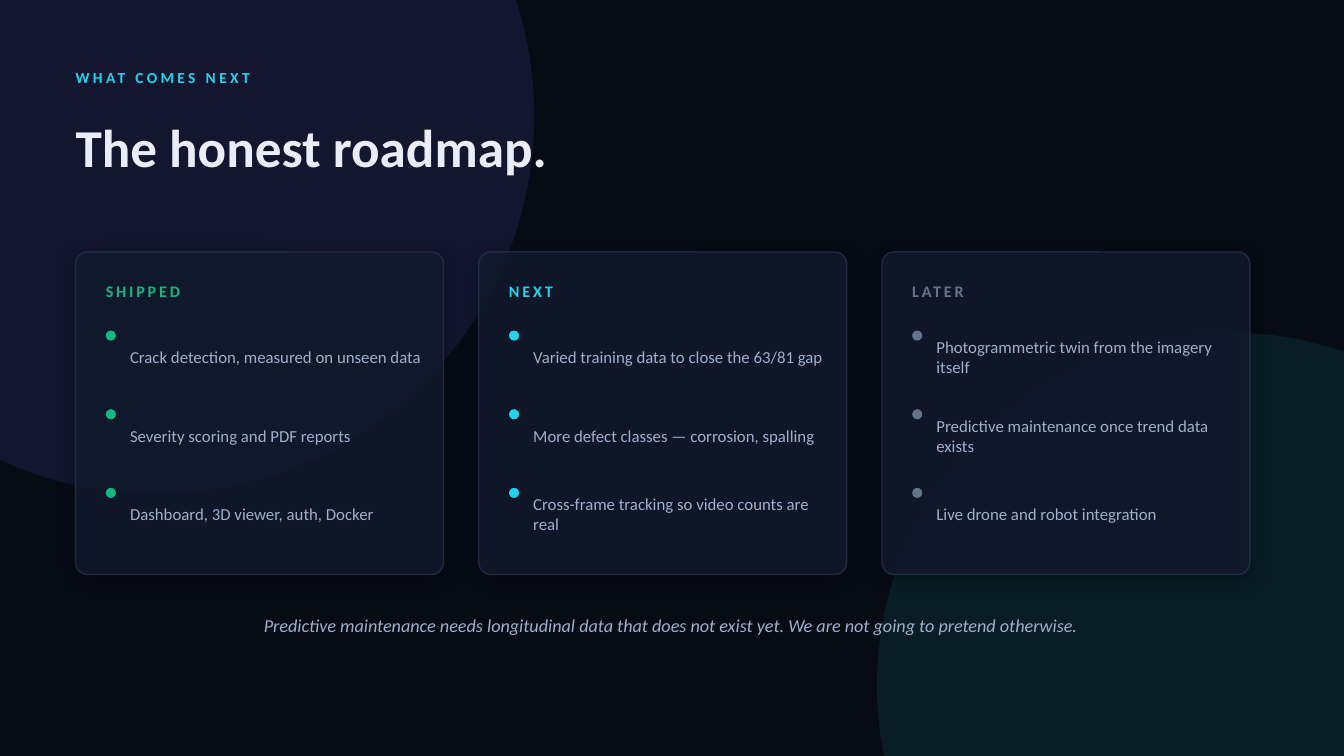
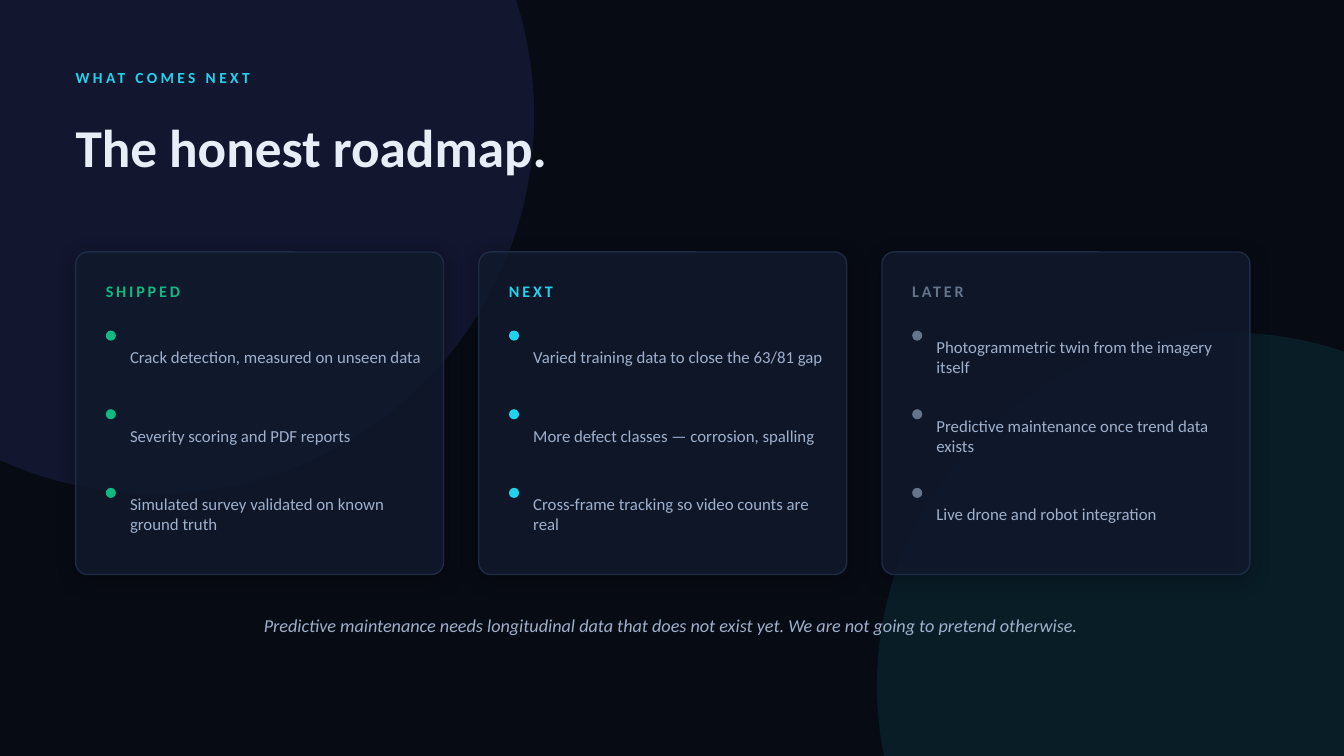
Before and after one commit to drhafiz-ayaan/twinverse-inspect-ai, a slide deck: slide 13 of deliverables/TwinVerse_Inspect_AI_Pitch.pptx (slide 12 before the commit). Drawn at 1344x756 pixels with LibreOffice and Linux fonts; fonts in the diff are those of the drawing. Boxes give left, top, right and bottom in pixels: in the first picture for what was removed or moved away, otherwise in the second. Text is boxed around its words. In the diff, an @@ line names an element or a change of style, - is before the commit and + after.

```diff
--- a/deliverables/TwinVerse_Inspect_AI_Pitch.pptx
+++ b/deliverables/TwinVerse_Inspect_AI_Pitch.pptx
@@ text at bbox=[130, 498, 384, 533]: text changed @@
-Dashboard, 3D viewer, auth, Docker
+Simulated survey validated on known ground truth
```
Also in this commit, not shown: 1 other slide changed, 1 slide added, 2 other files.
